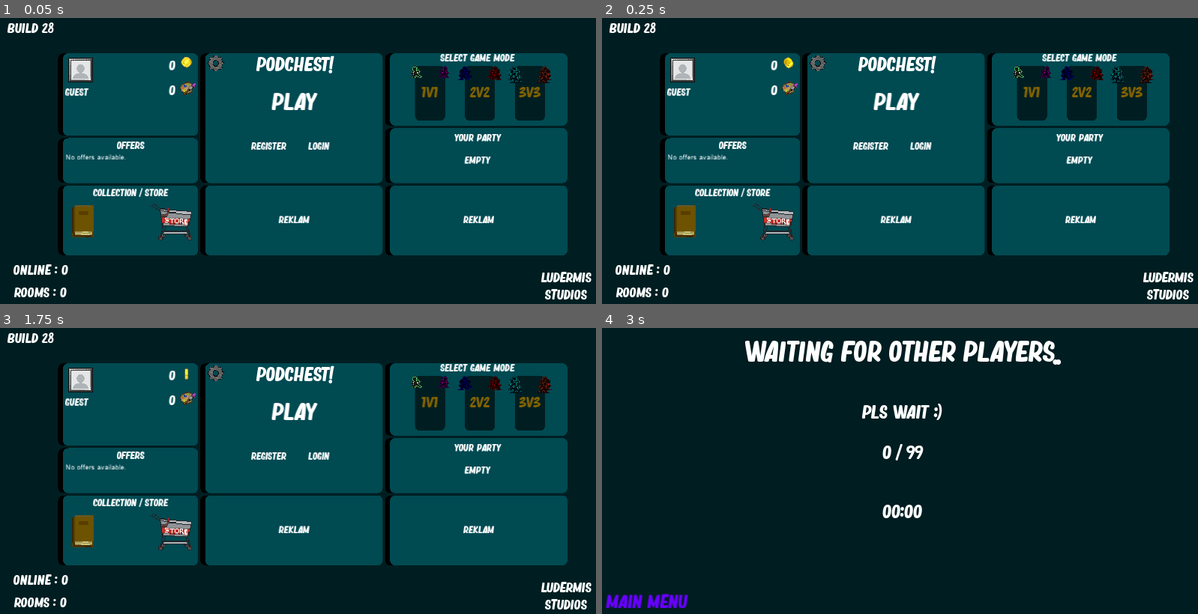
Above: before the commit, frames 1-4 (two rows, left to right).
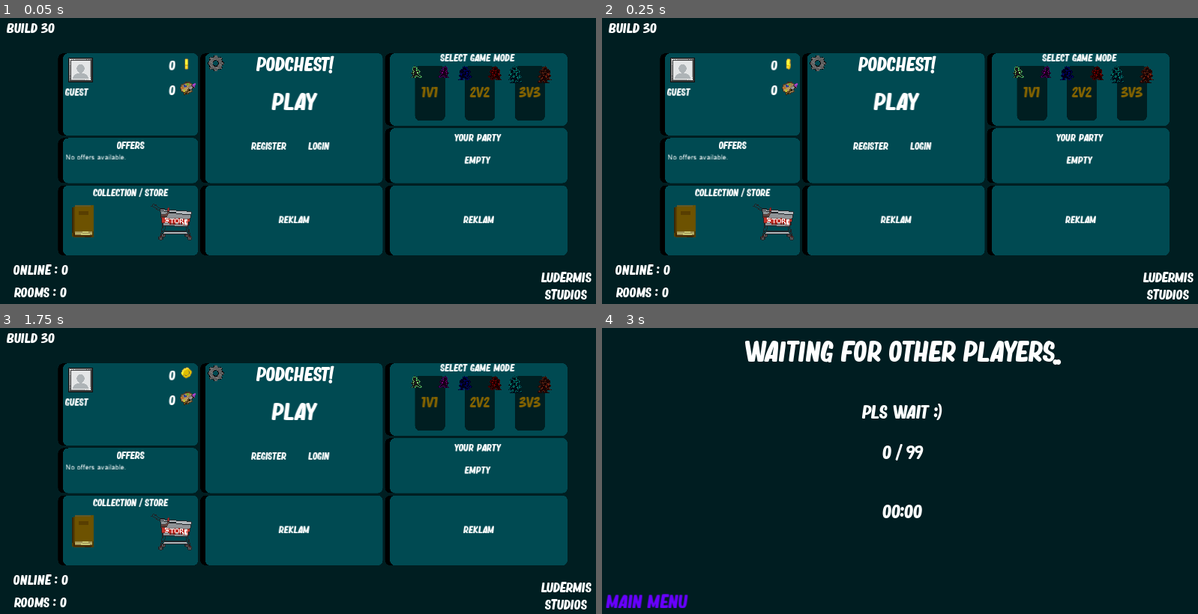
Above: after the commit, the same moments.

Repository: Ludermis/Podchest
Game: Godot game, scene res://Prefabs/Scenes/MainScene.tscn
The game is run twice, just before and just after one commit, with the same random seed, the same clock (stepped at 60 frames per second) and the same inputs.
Inputs (mouse positions are in pixels of both pictures, inside the frame that each line leads up to):
- Up to frame 1 (0.05 s): no input
- Up to frame 2 (0.25 s): no input
- Up to frame 3 (1.75 s): click "Play" at 0.5 s; click "Main Menu" at 1.25 s
- Up to frame 4 (3 s): click "Play" at 2 s; tap Enter at 2.75 s; move the mouse to (1031, 453) at 2.77 s; hold D (right) from 2.78 s (still down); click (1031, 453) at 2.85 s

The runs differ from the first frame. In frame 1, 0.2% of the frame differs, in the area x 1-33%, y 1-19%; in frame 2, 0.2%; in frame 3, 0.2%; in frame 4, nothing differs.

Commit message:
Lynext
Build 30

Diff:
--- a/Prefabs/Scenes/MainScene.tscn
+++ b/Prefabs/Scenes/MainScene.tscn
@@ -481,7 +481,7 @@
 position = Vector2( 411.432, 42.1931 )
 scale = Vector2( 2, 2 )
 frames = SubResource( 13 )
-frame = 4
+frame = 7
 playing = true
 
 [node name="APSprite" type="AnimatedSprite" parent="AccountPanel"]
--- a/Scripts/Base/Character.gd
+++ b/Scripts/Base/Character.gd
@@ -17,6 +17,7 @@
 var skills = {}
 var impacts = {}
 var uniqueImpactID = 0
+var animationsCantStop = ["rooted","rootedEnd"]
 
 func newUniqueImpactID ():
 	uniqueImpactID += 1
@@ -33,6 +34,7 @@
 	impacts[index].ownerNode = id
 	for i in data:
 		impacts[index][i] = data[i]
+	impacts[index].begin()
 	if willBeSent:
 		get_tree().root.get_node("Main").rpc_id(1,"objectCalled",Client.selfPeerID, id, "addImpact",[imp,data,index])
 	return index
@@ -153,9 +155,8 @@
 
 func animationHandler ():
 	# For animations we cant stop
-	var cantStop = ["rooted","rootedEnd"]
 	var curAnim = $Skin/AnimationPlayer.current_animation
-	if curAnim != null && cantStop.has(curAnim):
+	if curAnim != null && animationsCantStop.has(curAnim):
 		return
 	if animation == "idle":
 		if $Skin/AnimationPlayer.assigned_animation != direction + "Idle":
--- a/Scripts/Global/Vars.gd
+++ b/Scripts/Global/Vars.gd
@@ -17,7 +17,7 @@
 var objects = {}
 var roomMaster = -1
 var ping = 9999
-var build = "28"
+var build = "30"
 var buildConfirmed = false
 var newBuildIfMineWrong
 
--- a/Scripts/Impacts/RootImpact.gd
+++ b/Scripts/Impacts/RootImpact.gd
@@ -1,7 +1,6 @@
 extends "res://Scripts/Base/Impact.gd"
 
 var ownerNode
-var began = false
 var timeRemaining
 var impactName = "RootImpact"
 var animStart
@@ -13,30 +12,30 @@
 func getSharedData ():
 	var data = {}
 	data["timeRemaining"] = timeRemaining
-	data["began"] = began
 	return data
 
 func begin():
 	if Client.selfPeerID == Vars.roomMaster:
 		Vars.objects[ownerNode].canMove = false
+		var dict = {"canMove": false}
+		Vars.objects[ownerNode].get_tree().root.get_node("Main").rpc_id(1,"objectUpdated",Client.selfPeerID,ownerNode,{"canMove": false})
 		if animStart != null:
 			Vars.objects[ownerNode].animation = animStart
-			Vars.objects[ownerNode].get_tree().root.get_node("Main").rpc_id(1,"objectUpdated",Client.selfPeerID,ownerNode,{"animation": animStart})
-		began = true
+			dict["animation"] = animStart
+		Vars.objects[ownerNode].get_tree().root.get_node("Main").rpc_id(1,"objectUpdated",Client.selfPeerID,ownerNode,dict)
 
 func update(delta):
 	if Client.selfPeerID == Vars.roomMaster:
-		if !began:
-			begin()
 		Vars.objects[ownerNode].canMove = false
+		var dict = {"canMove": false}
 		timeRemaining -= delta
-		if  animEnd != null && timeRemaining <= 0.1:
+		if animEnd != null && timeRemaining <= 0.1:
 			Vars.objects[ownerNode].animation = animEnd
-			Vars.objects[ownerNode].get_tree().root.get_node("Main").rpc_id(1,"objectUpdated",Client.selfPeerID,ownerNode,{"animation": animEnd})
+			dict["animation"] = animEnd
 		if timeRemaining <= 0:
 			end()
 			return
-		Vars.objects[ownerNode].get_tree().root.get_node("Main").rpc_id(1,"objectUpdated",Client.selfPeerID,ownerNode,{"canMove": false})
+		Vars.objects[ownerNode].get_tree().root.get_node("Main").rpc_id(1,"objectUpdated",Client.selfPeerID,ownerNode,dict)
 		Vars.objects[ownerNode].get_tree().root.get_node("Main").rpc_id(1,"objectCalled",Client.selfPeerID,ownerNode,"updateImpactInfo",[id,getSharedData()])
 
 func end():
--- a/Scripts/Skills/Mold/MoldRSkill.gd
+++ b/Scripts/Skills/Mold/MoldRSkill.gd
@@ -45,7 +45,6 @@
 	if findRandomEnemyPlayer() == characterNode:
 		return
 	if Client.selfPeerID == characterNode && cooldownRemaining <= 0 && !Vars.objects[characterNode].anySkillCasting():
-		Vars.objects[characterNode].animation = "cast"
 		casting = true
 		Vars.objects[characterNode].get_tree().root.get_node("Main/CanvasLayer/ProgressBar").visible = true
 		Vars.objects[characterNode].get_tree().root.get_node("Main/CanvasLayer/Skills/Skill3/Progress").modulate = Color.blue
--- a/Scripts/Skills/Villager/VillagerESkill.gd
+++ b/Scripts/Skills/Villager/VillagerESkill.gd
@@ -59,7 +59,6 @@
 
 func cast ():
 	if Client.selfPeerID == characterNode:
-		Vars.objects[characterNode].animation = "cast"
 		indicating = false
 		casting = true
 		Vars.objects[characterNode].get_tree().root.get_node("Main/CanvasLayer/ProgressBar").visible = true
--- a/Scripts/Skills/Villager/VillagerQSkill.gd
+++ b/Scripts/Skills/Villager/VillagerQSkill.gd
@@ -63,7 +63,6 @@
 
 func cast ():
 	if Client.selfPeerID == characterNode:
-		Vars.objects[characterNode].animation = "cast"
 		indicating = false
 		casting = true
 		Vars.objects[characterNode].get_tree().root.get_node("Main/CanvasLayer/ProgressBar").visible = true
--- a/Scripts/Skills/Villager/VillagerRSkill.gd
+++ b/Scripts/Skills/Villager/VillagerRSkill.gd
@@ -31,7 +31,6 @@
 
 func cast ():
 	if Client.selfPeerID == characterNode && cooldownRemaining <= 0 && !Vars.objects[characterNode].anySkillCasting():
-		Vars.objects[characterNode].animation = "cast"
 		casting = true
 		Vars.objects[characterNode].get_tree().root.get_node("Main/CanvasLayer/ProgressBar").visible = true
 		Vars.objects[characterNode].get_tree().root.get_node("Main/CanvasLayer/Skills/Skill3/Progress").modulate = Color.blue
--- a/Scripts/Skills/Xedarin/XedarinESkill.gd
+++ b/Scripts/Skills/Xedarin/XedarinESkill.gd
@@ -28,7 +28,6 @@
 
 func cast ():
 	if Client.selfPeerID == characterNode && cooldownRemaining <= 0 && !Vars.objects[characterNode].anySkillCasting():
-		Vars.objects[characterNode].animation = "cast"
 		casting = true
 		Vars.objects[characterNode].get_tree().root.get_node("Main/CanvasLayer/ProgressBar").visible = true
 		Vars.objects[characterNode].get_tree().root.get_node("Main/CanvasLayer/Skills/Skill2/Progress").modulate = Color.blue
--- a/Scripts/Skills/Xedarin/XedarinQSkill.gd
+++ b/Scripts/Skills/Xedarin/XedarinQSkill.gd
@@ -28,7 +28,6 @@
 
 func cast ():
 	if Client.selfPeerID == characterNode && cooldownRemaining <= 0 && !Vars.objects[characterNode].anySkillCasting():
-		Vars.objects[characterNode].animation = "cast"
 		casting = true
 		Vars.objects[characterNode].get_tree().root.get_node("Main/CanvasLayer/ProgressBar").visible = true
 		Vars.objects[characterNode].get_tree().root.get_node("Main/CanvasLayer/Skills/Skill1/Progress").modulate = Color.blue
--- a/Scripts/Skills/Xedarin/XedarinRSkill.gd
+++ b/Scripts/Skills/Xedarin/XedarinRSkill.gd
@@ -30,7 +30,6 @@
 
 func cast ():
 	if Client.selfPeerID == characterNode && cooldownRemaining <= 0 && !Vars.objects[characterNode].anySkillCasting():
-		Vars.objects[characterNode].animation = "cast"
 		casting = true
 		Vars.objects[characterNode].get_tree().root.get_node("Main/CanvasLayer/ProgressBar").visible = true
 		Vars.objects[characterNode].get_tree().root.get_node("Main/CanvasLayer/Skills/Skill3/Progress").modulate = Color.blue
